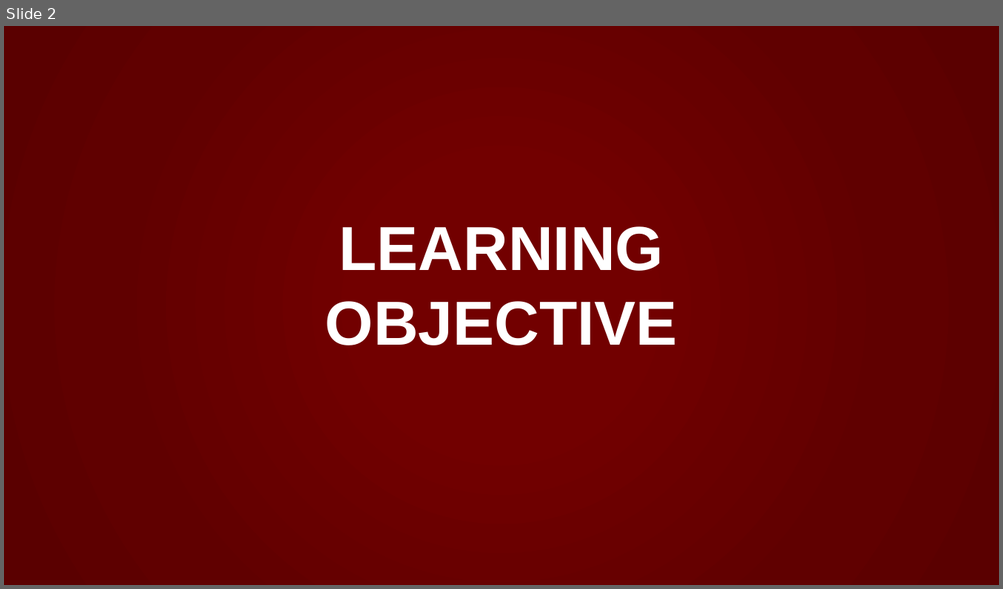
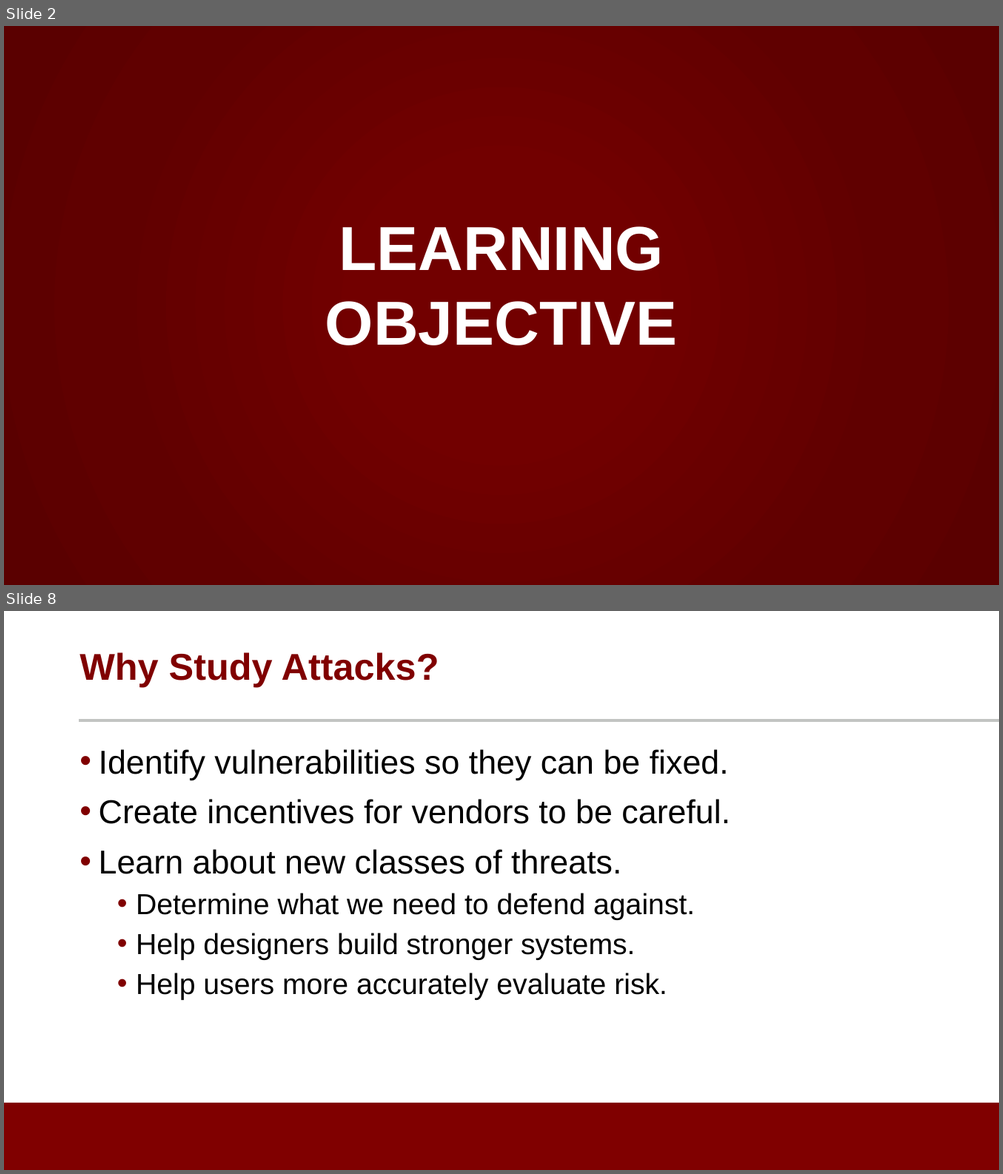
Before and after one commit to noise-lab/ML-Cybersecurity, a slide deck: module-3/ppt/3.5-Evasion.pptx. Shown one above the other, each under a label of ours: slide 2 before the commit, slides 2 and 8 after it; the slides between them are not shown. The pictures are 1003x589 and 1003x1174 pixels, drawn with LibreOffice and Linux fonts; fonts in the diff are those of the drawing; background and template pictures are left out. Boxes give left, top, right and bottom in pixels: in the first picture for what was removed or moved away, otherwise in the second. Text is boxed around its words. In the diff, an @@ line names an element or a change of style, - is before the commit and + after.

```diff
--- a/module-3/ppt/3.5-Evasion.pptx
+++ b/module-3/ppt/3.5-Evasion.pptx
@@ slide 8 added at <box>4,611,999,1170</box>, background #FFFFFF @@
@@ title added at <box>79,652,439,687</box>, 36 pt, text #800000, bold @@
+Why Study Attacks?
@@ line added from (79, 721) to (999, 721), #C2C4C2 3 pt @@
@@ text added at <box>99,749,730,1000</box>, 32 pt, text #000000 @@
+• Identify vulnerabilities so they can be fixed.
+• Create incentives for vendors to be careful.
+• Learn about new classes of threats.
+  • Determine what we need to defend against.
+  • Help designers build stronger systems.
+  • Help users more accurately evaluate risk.
@@ rectangle added at <box>4,1103,999,1170</box>, fill #800000 @@
```
Also in this commit, not shown: 1 slide changed, 7 other slides added, 2 slides removed, 4 other files.
